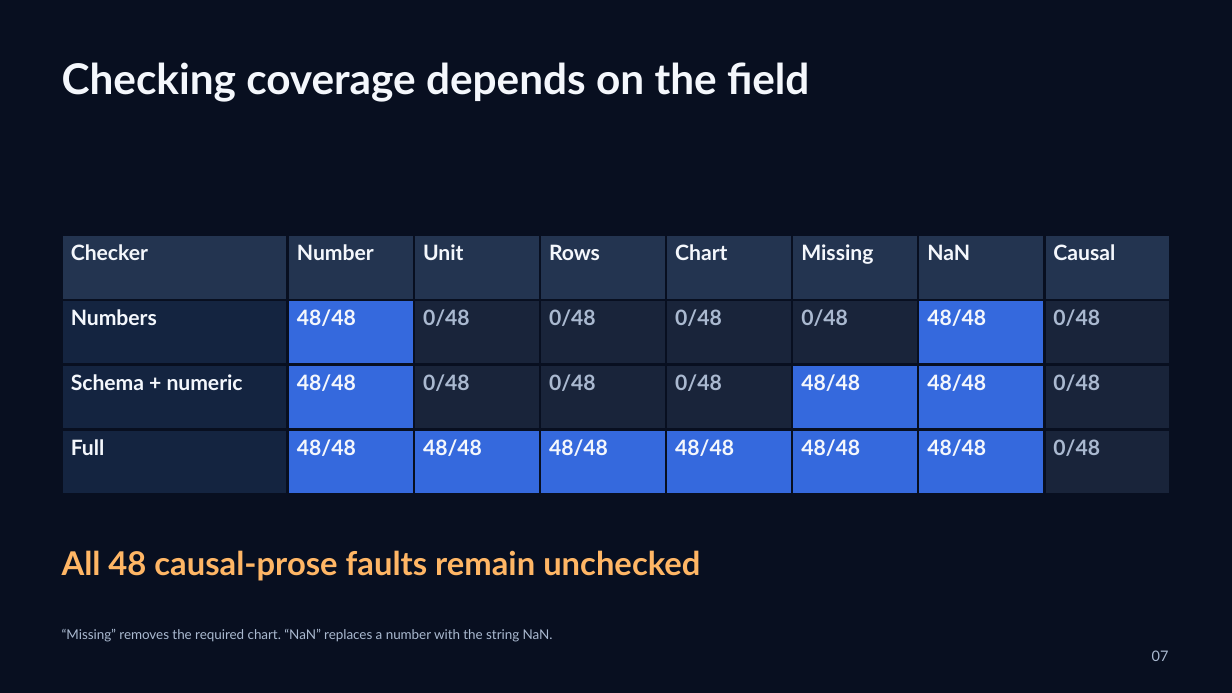
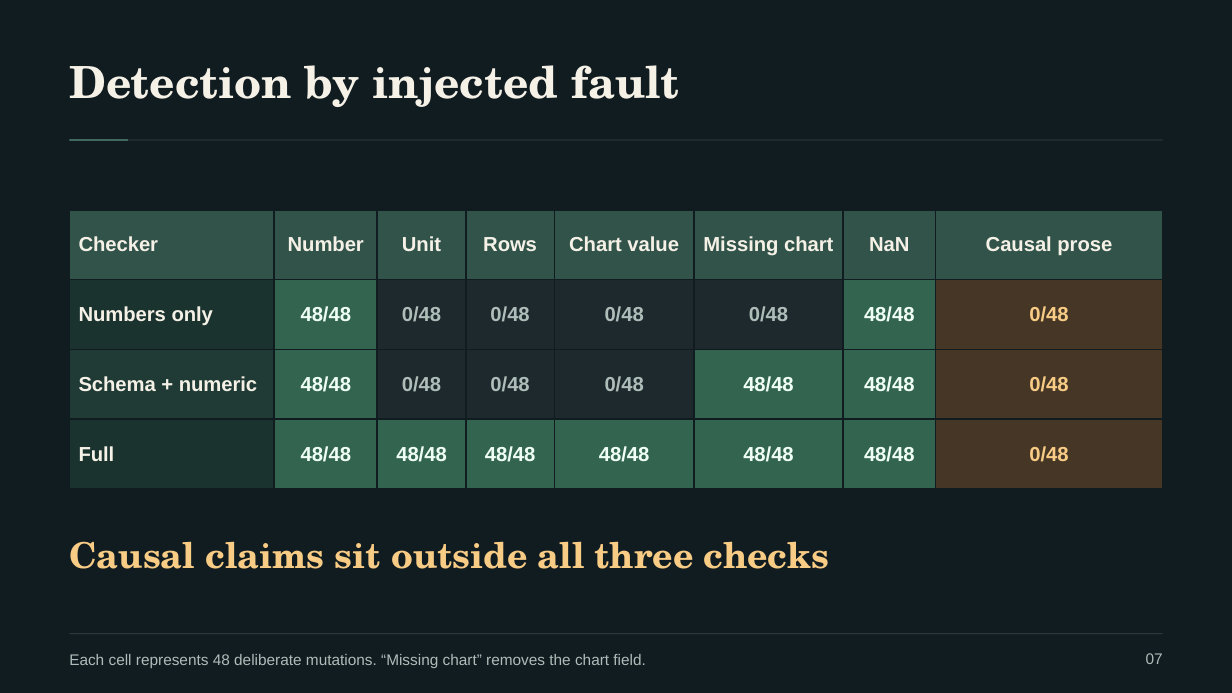
Before and after one commit to naazzarov/trustverify-ai-analysis, a slide deck: slide 7 of presentation/TrustVerify-Dark-Defense.pptx. Drawn at 1232x693 pixels with LibreOffice and Linux fonts; fonts in the diff are those of the drawing. Boxes give left, top, right and bottom in pixels: in the first picture for what was removed or moved away, otherwise in the second. Text is boxed around its words. In the diff, an @@ line names an element or a change of style, - is before the commit and + after.

```diff
--- a/presentation/TrustVerify-Dark-Defense.pptx
+++ b/presentation/TrustVerify-Dark-Defense.pptx
@@ background #080F20 to #111C21 @@
@@ text removed at [62, 62, 809, 102] @@
-Checking coverage depends on the field
@@ text added at [69, 65, 680, 107], 34.5 pt, text #F5F1E7, bold @@
+Detection by injected fault
@@ rectangle added at [69, 140, 1163, 140], fill #354944 @@
@@ rectangle added at [69, 140, 128, 140], fill #81DFC0 @@
@@ table at [69, 210, 1163, 489] @@
-row 1: Checker | Number | Unit | Rows | Chart | Missing | NaN | Causal
+row 1: Checker | Number | Unit | Rows | Chart value | Missing chart | NaN | Causal prose
-row 2, column 1: Numbers
+row 2, column 1: Numbers only
@@ fill #233450 to #31534A in row 1 @@
@@ fill #142440 to #1B332F in 2 cells @@
@@ fill #3569DD to #32644F in 11 cells @@
@@ fill #19243A to #1D292C in 7 cells @@
@@ fill #19243A to #453626 in 3 cells @@
@@ fill #142440 to #203B35 in row 3, column 1 @@
@@ size 16.5 to 15.8 pt, font Lato to Arial in "Checker", "Number", "Unit", "Rows" and 24 more places @@
@@ text colour #F4F7FC to #F5F1E7 in "Checker", "Number", "Unit", "Rows" and 3 more places @@
@@ text colour #F4F7FC to #F0FFF6 in "48/48", "48/48", "48/48", "48/48" and 7 more places @@
@@ text colour #AAB9D0 to #AEBDB9 in "0/48", "0/48", "0/48", "0/48" and 3 more places @@
@@ text colour #AAB9D0 to #F9CC85 in "0/48", "0/48", "0/48" @@
@@ alignment left to centre @@
@@ borders changed @@
@@ table: place and size @@
-table at [62, 235, 1168, 494]
+table at [69, 210, 1163, 489]
@@ text removed at [62, 550, 700, 581] @@
-All 48 causal-prose faults remain unchecked
@@ text added at [69, 541, 829, 569], 27.8 pt, text #F9CC85, bold @@
+Causal claims sit outside all three checks
@@ text at [69, 654, 645, 668]: text changed; size 10.5 to 12 pt; font Lato to Arial; text colour #AAB9D0 to #AEBDB9 @@
-“Missing” removes the required chart. “NaN” replaces a number with the string NaN.
+Each cell represents 48 deliberate mutations. “Missing chart” removes the chart field.
@@ rectangle added at [69, 633, 1163, 634], fill #354944 @@
@@ text "07" at [1146, 653, 1163, 664]: size 11.2 to 12 pt, font Lato to Arial, text colour #AAB9D0 to #AEBDB9 @@
```
Also in this commit, not shown: 16 other slides changed, 5 slides added, 5 slides removed, 8 other files.
